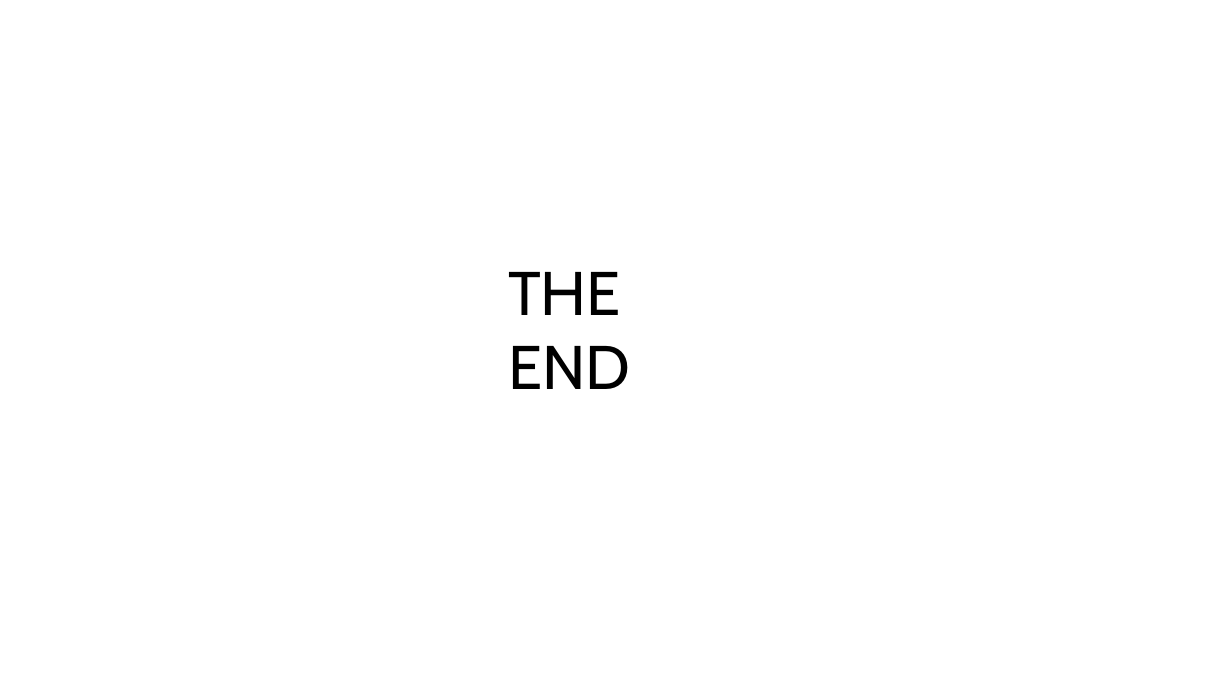
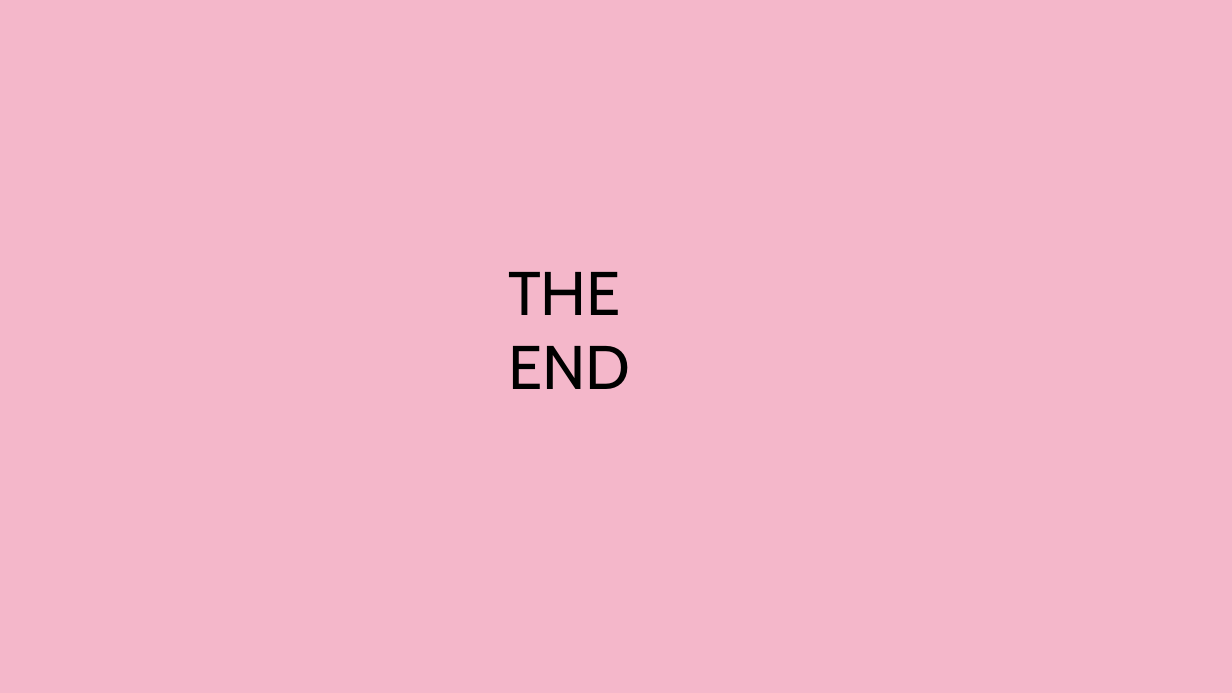
Before and after one commit to Syaziyah30/DeviceCluster, a slide deck: slide 24 of 1.training_model/supplementary/Device Identifier 20260717.pptx. Drawn at 1232x693 pixels with LibreOffice and Linux fonts; fonts in the diff are those of the drawing. Boxes give left, top, right and bottom in pixels: in the first picture for what was removed or moved away, otherwise in the second. Text is boxed around its words. In the diff, an @@ line names an element or a change of style, - is before the commit and + after.

```diff
--- a/1.training_model/supplementary/Device Identifier 20260717.pptx
+++ b/1.training_model/supplementary/Device Identifier 20260717.pptx
@@ background #FFFFFF to #F4B7CA @@
```
Also in this commit, not shown: 2 other slides changed, 1 slide added, 3 other files.
